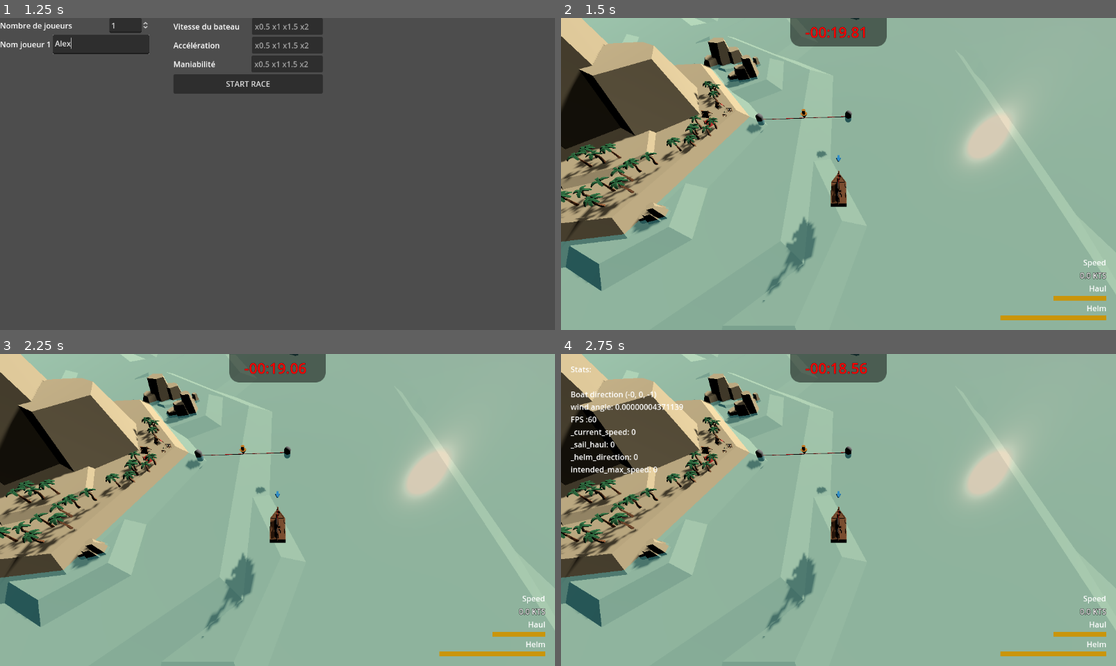
Above: before the commit, frames 1-4 (two rows, left to right).
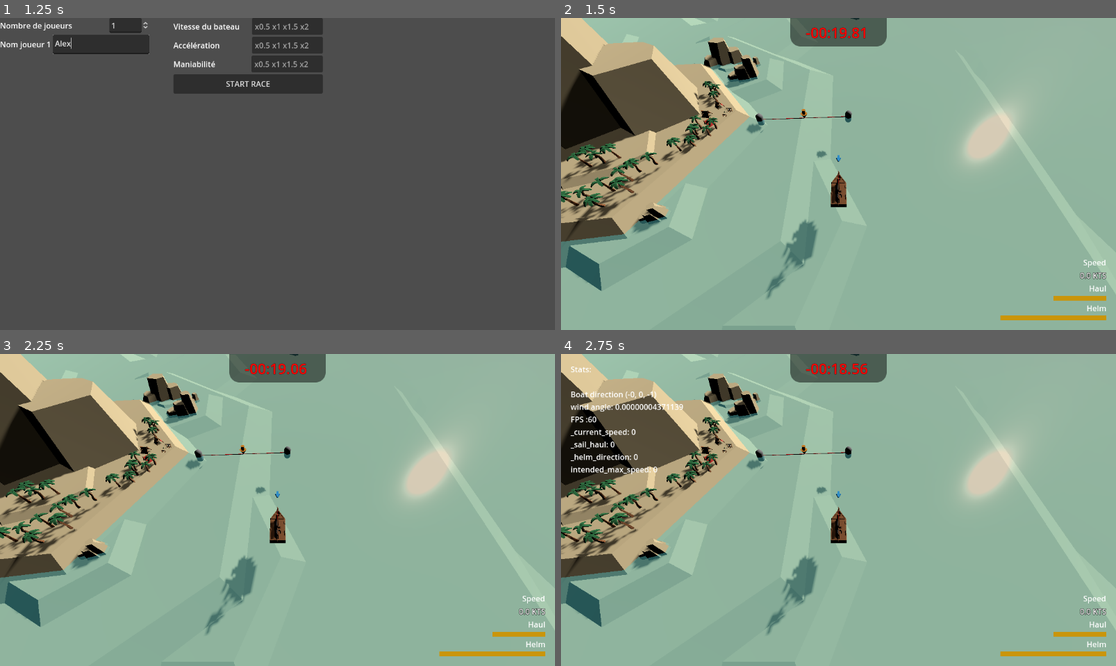
Above: after the commit, the same moments.

Repository: loiclovitana/Crapirate
Game: Godot game, scene res://src/main.tscn
Two runs of this game, one before a commit and one after it. Both use one fixed random seed, a clock stepped at 60 frames per second and the inputs below.
Inputs (mouse positions are in pixels of both pictures, inside the frame that each line leads up to):
- Up to frame 1 (1.25 s): click (99, 42) at 0.52 s; type "Alex" at 0.6 s
- Up to frame 2 (1.5 s): click "START RACE" at 1.25 s
- Up to frame 3 (2.25 s): tap Enter at 2 s; move the mouse to (399, 494) at 2.02 s; click (399, 494) at 2.17 s
- Up to frame 4 (2.75 s): no input

Frame 1 is identical in both runs. In frame 2, 0.3% of the frame differs, in the area x 36-55%, y 2-92%; in frame 3, 0.3%, in the area x 36-56%, y 2-92%; in frame 4, 0.3%.

Commit message:
restart button

Diff:
--- a/src/PlayersManagement.gd
+++ b/src/PlayersManagement.gd
@@ -15,3 +15,8 @@
 	if player in registered_players:
 		registered_players.erase(player)
 		player_left.emit(player)
+
+func clear_players():
+	for player in  registered_players:
+		player_left.emit(player)
+	registered_players.clear()
--- a/src/gamemode/race.gd
+++ b/src/gamemode/race.gd
@@ -1,5 +1,6 @@
 extends Node
 
+signal send_event(event_name,event_data)
 
 @export var timer : float = -20
 var has_started = false
@@ -15,7 +16,6 @@
 	var starting_position =all_position[added_player%len(all_position)].get_position()
 	boat.set_global_position(starting_position)
 	boat.rotate_y(PI/2)
-	print(starting_position)
 
 
 	added_player+=1
@@ -40,7 +40,6 @@
 
 	for line in highScoreData:
 		var line_data = line.split(';')
-		print(line_data)
 		if len(line_data)==1:
 			return
 		if len(line_data)!=NB_COL:
@@ -76,11 +75,26 @@
 
 	return true
 
+## exit the current scene
+func exit_race():
+	PlayersManagement.clear_players()
+	send_event.emit("restart",{})
+	get_tree().paused = false
+	queue_free()
 
+
+## process sent event
+func process_event(event_name,event_data):
+	match event_name:
+		"restart" : exit_race()
+		_ :push_warning("event %s is not handled" % event_name)
 
 
 # Called when the node enters the scene tree for the first time.
 func _ready() -> void:
+
+	%Menu.pressed_event.connect(process_event)
+
 	if timer<0:
 		%Timer.get_label_settings().set_font_color(Color(1,0,0,1))
 
--- a/src/gamemode/race.tscn
+++ b/src/gamemode/race.tscn
@@ -106,20 +106,43 @@
 
 [node name="VBoxContainer" type="VBoxContainer" parent="MainHUD"]
 layout_mode = 1
-anchors_preset = 10
+anchors_preset = 15
 anchor_right = 1.0
+anchor_bottom = 1.0
 grow_horizontal = 2
+grow_vertical = 2
 
-[node name="CenterContainer" type="CenterContainer" parent="MainHUD/VBoxContainer"]
+[node name="Control" type="Control" parent="MainHUD/VBoxContainer"]
 layout_mode = 2
+size_flags_vertical = 3
 
-[node name="TextureRect" type="TextureRect" parent="MainHUD/VBoxContainer/CenterContainer"]
-layout_mode = 2
+[node name="TextureRect" type="TextureRect" parent="MainHUD/VBoxContainer/Control"]
+layout_mode = 1
+anchors_preset = 5
+anchor_left = 0.5
+anchor_right = 0.5
+offset_left = -100.0
+offset_right = 100.0
+offset_bottom = 59.0
+grow_horizontal = 2
 texture = ExtResource("11_a8ttv")
+expand_mode = 2
+stretch_mode = 4
 
-[node name="Timer" type="Label" parent="MainHUD/VBoxContainer/CenterContainer"]
+[node name="Timer" type="Label" parent="MainHUD/VBoxContainer/Control/TextureRect"]
 unique_name_in_owner = true
-layout_mode = 2
+layout_mode = 1
+anchors_preset = 8
+anchor_left = 0.5
+anchor_top = 0.5
+anchor_right = 0.5
+anchor_bottom = 0.5
+offset_left = -59.0
+offset_top = -21.0
+offset_right = 59.0
+offset_bottom = 21.0
+grow_horizontal = 2
+grow_vertical = 2
 text = "99:99.99"
 label_settings = SubResource("LabelSettings_s7bsg")
 
--- a/src/interface/PauseMenu.gd
+++ b/src/interface/PauseMenu.gd
@@ -1,4 +1,6 @@
 extends Control
+
+signal pressed_event(event_name,event_data)
 
 func open_menu():
 	set_visible(true)
@@ -20,9 +22,9 @@
 	match event_name:
 		"exit" : get_tree().quit()
 		"continue" :  _continue()
-		"restart" : get_tree().reload_current_scene()
 		"goto_settings": goto_menu(%Settings)
 		"return":goto_menu(%PauseMenu)
+		_ :pressed_event.emit(event_name,event_data)
 
 func goto_menu(menu : Node):
 	for container in %MainContainer.get_children():
--- a/src/interface/menu.tscn
+++ b/src/interface/menu.tscn
@@ -56,7 +56,6 @@
 label_settings = SubResource("LabelSettings_in1xt")
 
 [node name="RestartCenterContainer2" type="CenterContainer" parent="MainContainer/PauseMenu"]
-visible = false
 layout_mode = 2
 size_flags_horizontal = 4
 
--- a/src/main.gd
+++ b/src/main.gd
@@ -85,6 +85,12 @@
 
 	return player
 
+## process sent event
+func process_event(event_name,event_data):
+	match event_name:
+		"restart" : %MainMenu.set_visible(true)
+		_ :push_warning("event %s is not handled" % event_name)
+
 
 func _on_start_button_pressed() -> void:
 	var race = race_scene.instantiate()
@@ -100,7 +106,6 @@
 	for p_id in range(get_nb_player()):
 		race.add_player(_create_player(p_id+1,game_preset))
 
+	%MainMenu.set_visible(false)
 
-
-
-	%MainMenu.queue_free()
+	race.send_event.connect(process_event)
--- a/src/player/boat.gd
+++ b/src/player/boat.gd
@@ -102,7 +102,12 @@
 
 	_current_speed=new_speed
 
-	set_velocity(( self.global_transform.basis.x * new_speed ))
+	# FIXME : find better way to keep position to 0
+	var altitude_correction = Vector3.ZERO
+	if not is_zero_approx(get_global_position().y):
+		altitude_correction += Vector3(0,-get_global_position().y,0)
+
+	set_velocity(( self.global_transform.basis.x * new_speed ) + altitude_correction)
 	move_and_slide()
 
 	# update display
--- a/src/player/boat.tscn
+++ b/src/player/boat.tscn
@@ -20,6 +20,7 @@
 script = ExtResource("1_qrajo")
 
 [node name="BoatRendering" parent="." instance=ExtResource("2_4qo4p")]
+transform = Transform3D(1, 0, 0, 0, 1, 0, 0, 0, 1, 0, -0.0619212, 0)
 
 [node name="Hitbox" type="CollisionShape3D" parent="."]
 transform = Transform3D(1, 0, 0, 0, 1, 0, 0, 0, 1, -0.0469917, 0.574, 0)
Not shown, changed: export_presets.cfg
